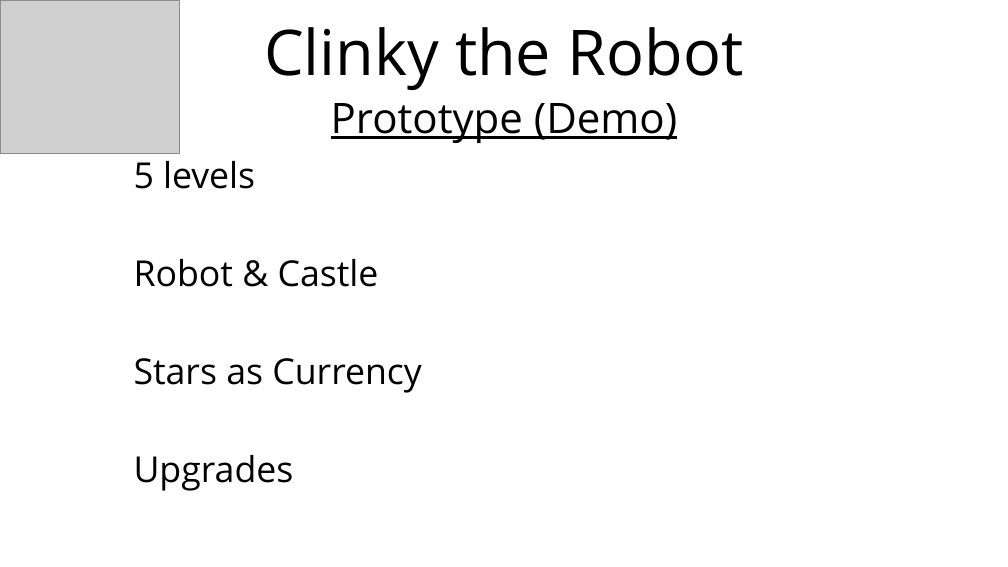
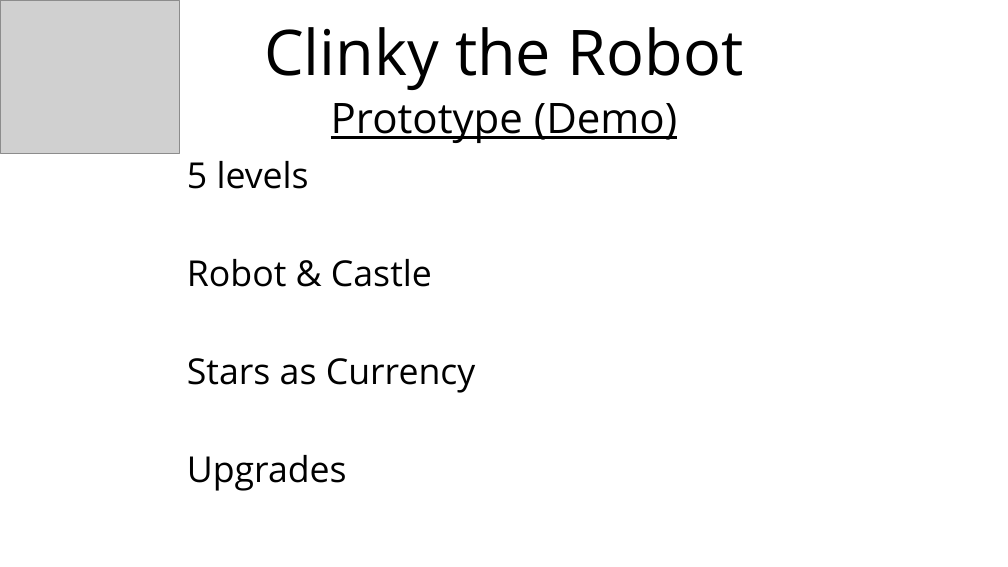
Before and after one commit to heypano/Capstone, a slide deck: slide 14 of HCIM Capstone Project.pptx. Drawn at 1008x567 pixels with LibreOffice and Linux fonts; fonts in the diff are those of the drawing; grey boxes stand for pictures. Boxes give left, top, right and bottom in pixels: in the first picture for what was removed or moved away, otherwise in the second. Text is boxed around its words. In the diff, an @@ line names an element or a change of style, - is before the commit and + after.

```diff
--- a/HCIM Capstone Project.pptx
+++ b/HCIM Capstone Project.pptx
@@ text "5 levels": place and size @@
-text "5 levels" at bbox=[134, 161, 422, 491]
+text "5 levels" at bbox=[187, 161, 476, 491]
```
Also in this commit, not shown: 12 other slides changed.
